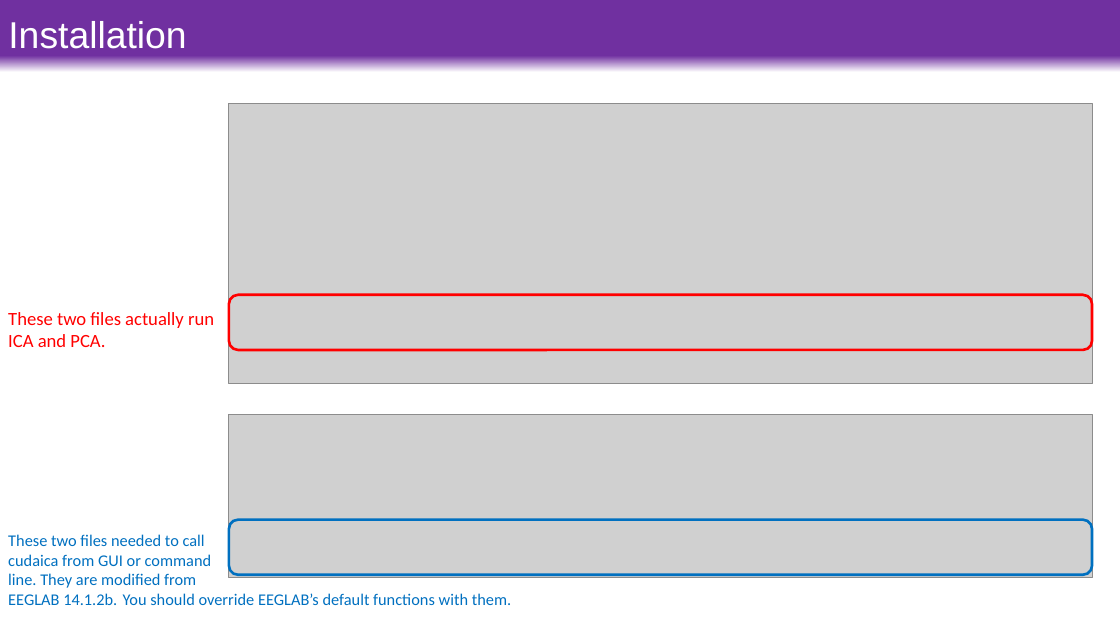
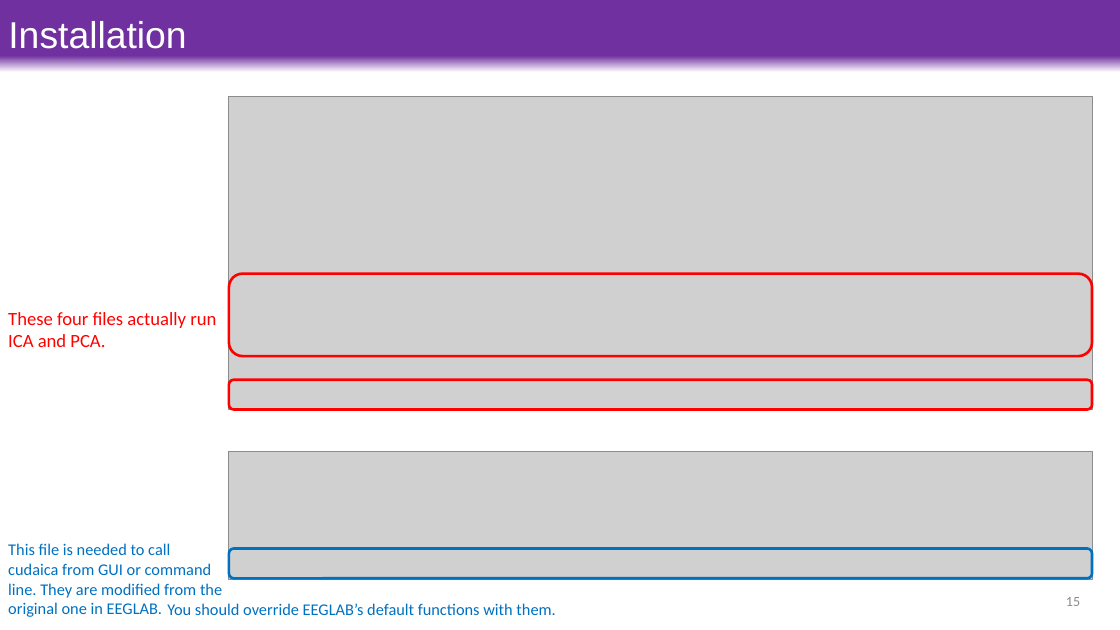
Before and after one commit to CloudyDory/cudaica_win, a slide deck: slide 15 of 2022-04-23 CUDAICA on Windows.pptx. Drawn at 1120x630 pixels with LibreOffice and Linux fonts; fonts in the diff are those of the drawing; grey boxes stand for pictures. Boxes give left, top, right and bottom in pixels: in the first picture for what was removed or moved away, otherwise in the second. Text is boxed around its words. In the diff, an @@ line names an element or a change of style, - is before the commit and + after.

```diff
--- a/2022-04-23 CUDAICA on Windows.pptx
+++ b/2022-04-23 CUDAICA on Windows.pptx
@@ picture: place and size @@
-picture at box(229, 103, 1092, 383)
+picture at box(229, 97, 1093, 409)
@@ rounded rectangle: place and size @@
-rounded rectangle at box(229, 295, 1092, 350)
+rounded rectangle at box(229, 274, 1092, 356)
@@ text at box(8, 312, 216, 347): text changed @@
-These two files actually run ICA and PCA.
+These four files actually run ICA and PCA.
@@ rounded rectangle added at box(229, 380, 1092, 410), outline #FF0000 2.25 pt @@
@@ picture: place and size @@
-picture at box(229, 415, 1092, 577)
+picture at box(229, 451, 1092, 579)
@@ text at box(8, 543, 222, 617): text changed @@
-These two files needed to call cudaica from GUI or command line. They are modified from EEGLAB 14.1.2b.
+This file is needed to call cudaica from GUI or command line. They are modified from the original one in EEGLAB.
@@ rounded rectangle: place and size @@
-rounded rectangle at box(229, 520, 1092, 576)
+rounded rectangle at box(229, 549, 1092, 579)
@@ text "You should override EEGLAB’s default ...": place and size @@
-text "You should override EEGLAB’s default ..." at box(123, 593, 511, 605)
+text "You should override EEGLAB’s default ..." at box(167, 603, 555, 615)
@@ page number added at box(1066, 597, 1080, 606), 12 pt, text #8C8C8C @@
+15
```
Also in this commit, not shown: 17 other slides changed.
